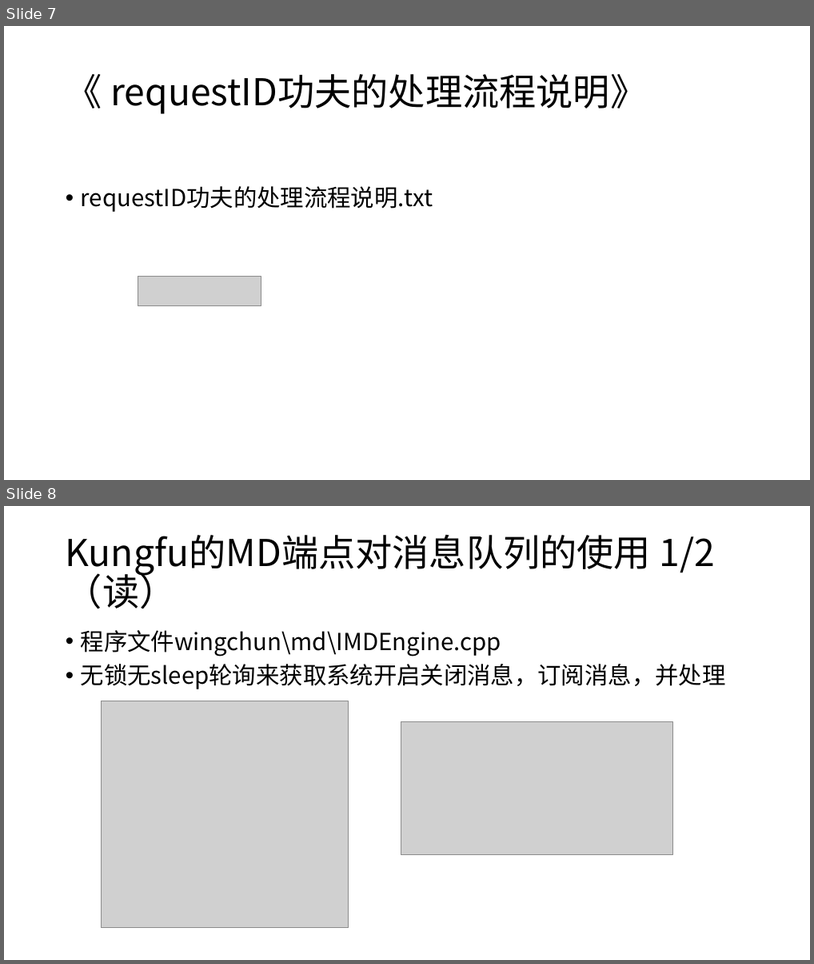
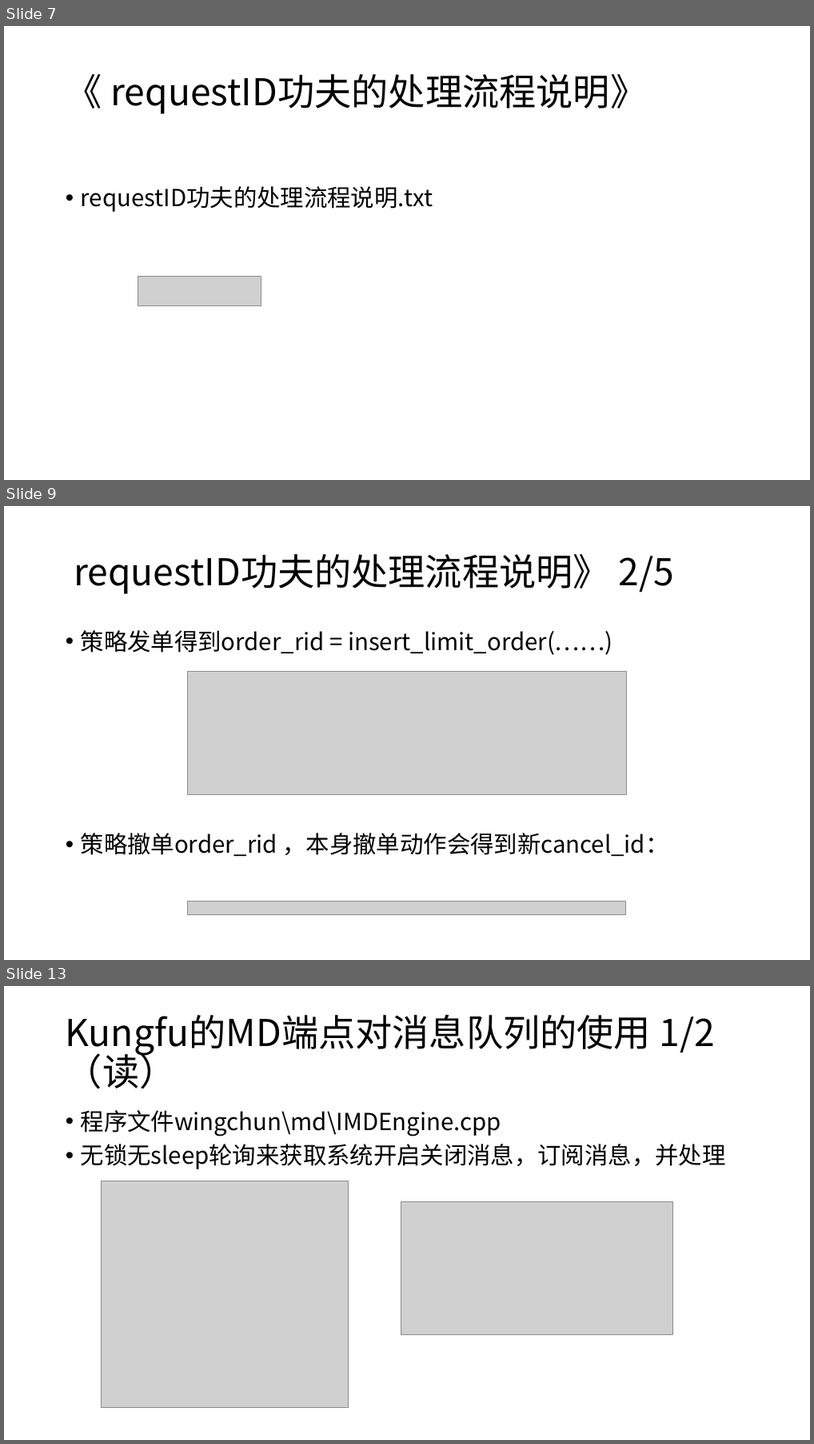
Before and after one commit to qingtiandalaoye/useful_doc, a slide deck: 虚拟货币跨交易所高频交易系统.pptx. Shown one above the other, each under a label of ours: slides 7 and 8 before the commit, slides 7, 9 and 13 after it; the slides between them are not shown. The pictures are 814x964 and 814x1444 pixels, drawn with LibreOffice and Linux fonts; fonts in the diff are those of the drawing; grey boxes stand for pictures. Boxes give left, top, right and bottom in pixels: in the first picture for what was removed or moved away, otherwise in the second. Text is boxed around its words. In the diff, an @@ line names an element or a change of style, - is before the commit and + after.

Commit message:
add requestID part

```diff
--- a/虚拟货币跨交易所高频交易系统.pptx
+++ b/虚拟货币跨交易所高频交易系统.pptx
@@ slide 9 added at (4,506,810,960), background #FFFFFF @@
@@ title added at (74,554,674,594), 44 pt, text #000000 @@
+requestID功夫的处理流程说明》 2/5
@@ text added at (81,630,670,856), 28 pt, text #000000 @@
+• 策略发单得到order_rid = insert_limit_order(……)
+• 策略撤单order_rid ，本身撤单动作会得到新cancel_id：
@@ picture added at (188,671,627,794) @@
@@ picture added at (188,901,626,915) @@
@@ what was slide 8 is now slide 13 @@
```
Also in this commit, not shown: 1 slide changed, 5 other slides added.
